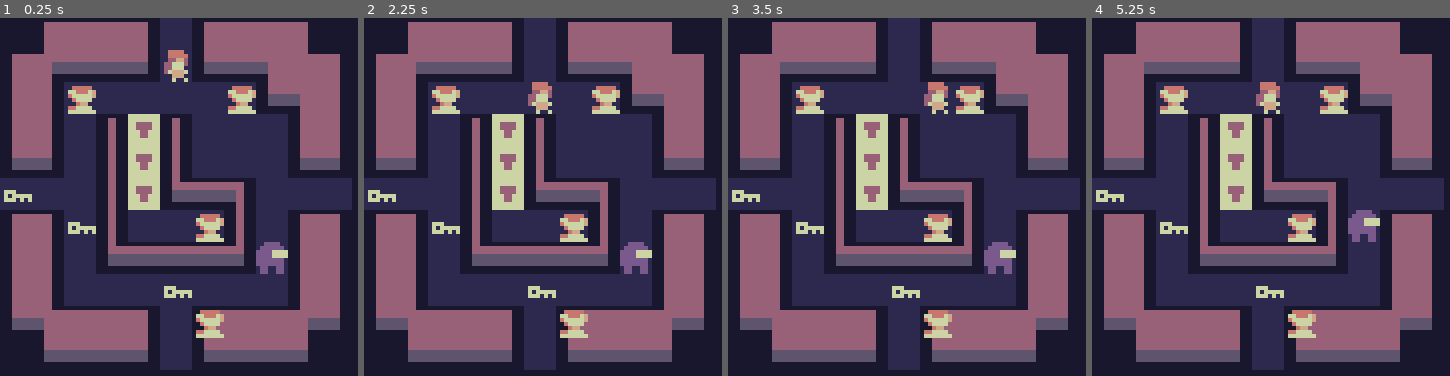
Above: before the commit, frames 1-4 (left to right).
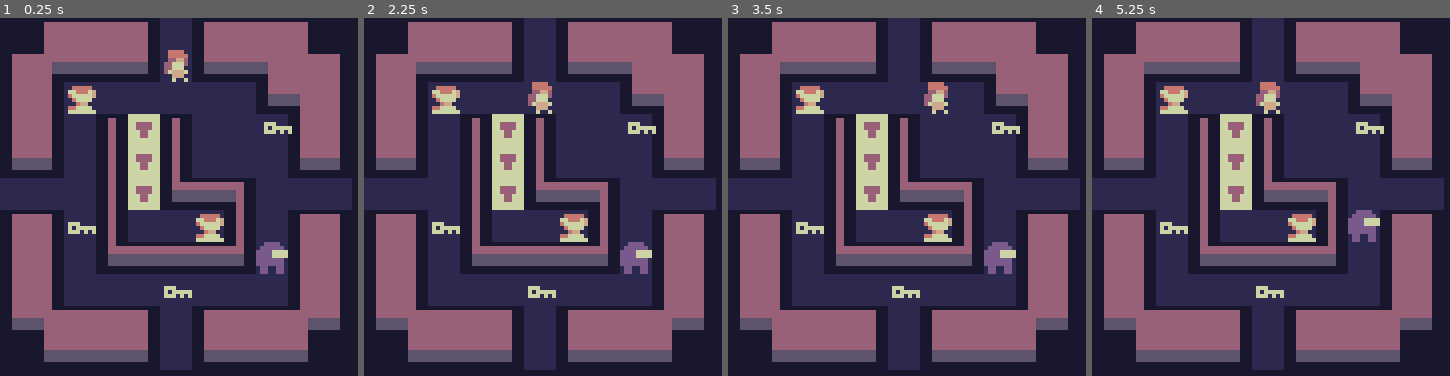
Above: after the commit, the same moments.

Repository: croobat/lacking-light
Game: Godot game, scene res://scenes/Main/SceneHandler.tscn
Two runs of this game, one before a commit and one after it. Both use one fixed random seed, a clock stepped at 60 frames per second and the inputs below.
Inputs:
- Up to frame 1 (0.25 s): no input
- Up to frame 2 (2.25 s): tap Enter at 0.5, 2 s; hold Right (ui_right) 0.53-1.28 s; tap Space at 1.25 s; hold Down (ui_down) 1.28-2.03 s; hold Right (ui_right) from 2.03 s (still down)
- Up to frame 3 (3.5 s): tap Space at 2.75 s; release Right (ui_right) at 2.78 s; hold Up (ui_up) from 2.78 s (still down)
- Up to frame 4 (5.25 s): tap Enter at 3.5 s; release Up (ui_up) at 3.53 s; hold Left (ui_left) 3.53-5.03 s; tap Space at 4.25 s; hold Down (ui_down) from 5.03 s (still down)

The runs differ from the first frame. In frame 1, 1.3% of the frame differs, in the area x 1-82%, y 18-90%; in frame 2, 1.3%; in frame 3, 1.3%; in frame 4, 1.3%.

Commit message:
Botella de aceite e icono mejorado

Diff:
--- a/source/scenes/Main/SceneHandler.tscn
+++ b/source/scenes/Main/SceneHandler.tscn
@@ -18,12 +18,6 @@
 [node name="Enemy" parent="." instance=ExtResource( 3 )]
 position = Vector2( 64, 56 )
 
-[node name="Oil" parent="." instance=ExtResource( 5 )]
-position = Vector2( 48, 72 )
-
-[node name="Oil2" parent="." instance=ExtResource( 5 )]
-position = Vector2( 56, 16 )
-
 [node name="Oil3" parent="." instance=ExtResource( 5 )]
 position = Vector2( 16, 16 )
 
@@ -40,4 +34,4 @@
 position = Vector2( 40, 64 )
 
 [node name="Key" parent="Key2" instance=ExtResource( 6 )]
-position = Vector2( -40, -24 )
+position = Vector2( 25, -41 )
Binary file added: source/assets/icon.aseprite
Not shown, added: source/assets/icon.png.import
Binary file changed: source/assets/spritesheet.aseprite
Binary file changed: source/assets/spritesheet.png
Binary file changed: source/icon.png
